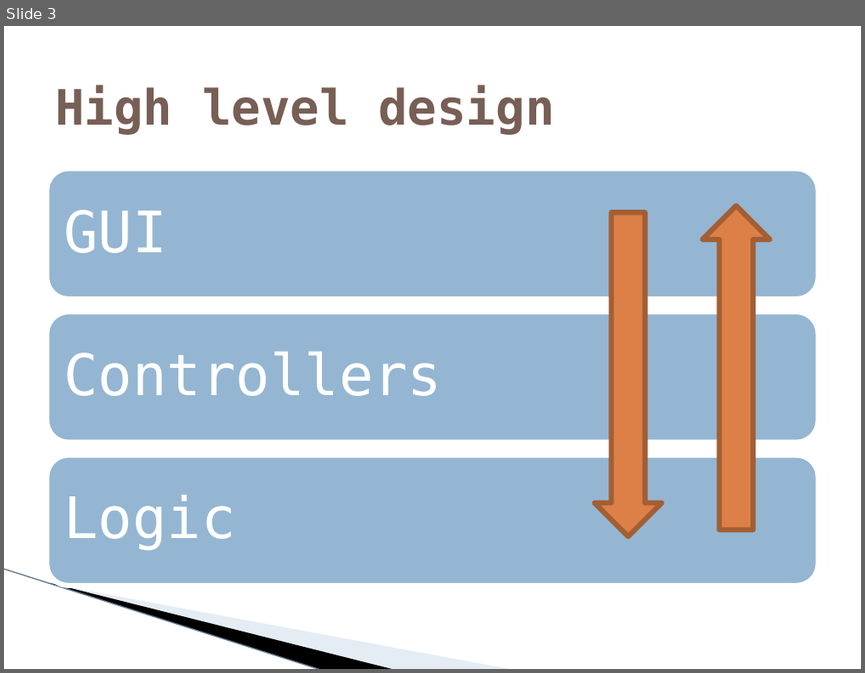
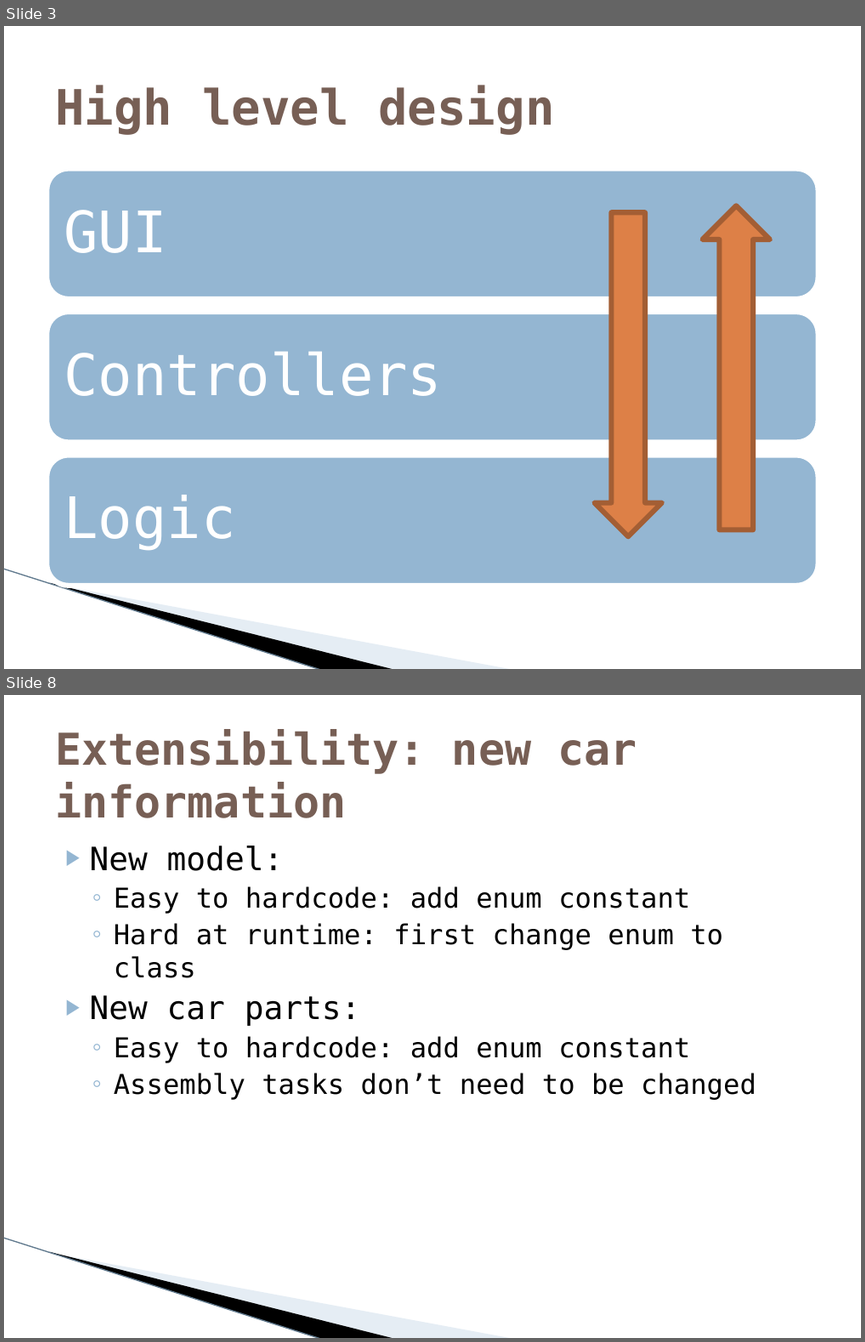
Before and after one commit to MichielAriens/assemassist12, a slide deck: Software Design.pptx. Shown one above the other, each under a label of ours: slide 3 before the commit, slides 3 and 8 after it; the slides between them are not shown. The pictures are 865x673 and 865x1342 pixels, drawn with LibreOffice and Linux fonts; fonts in the diff are those of the drawing; background and template pictures are left out. Boxes give left, top, right and bottom in pixels: in the first picture for what was removed or moved away, otherwise in the second. Text is boxed around its words. In the diff, an @@ line names an element or a change of style, - is before the commit and + after.

```diff
--- a/Software Design.pptx
+++ b/Software Design.pptx
@@ slide 8 added at bbox=[4, 695, 861, 1338], background #FFFFFF; not listed: 3 template elements that a slide beside it also shows @@
@@ title added at bbox=[55, 730, 636, 818], 36.9 pt, text #775F55, bold @@
+Extensibility: new car information
@@ text added at bbox=[90, 845, 756, 1100], 23 pt, text #000000 @@
+▶ New model:
+  ◦ Easy to hardcode: add enum constant
+  ◦ Hard at runtime: first change enum to class
+▶ New car parts:
+  ◦ Easy to hardcode: add enum constant
+  ◦ Assembly tasks don’t need to be changed
```
Also in this commit, not shown: 7 other slides added, 1 slide removed.
